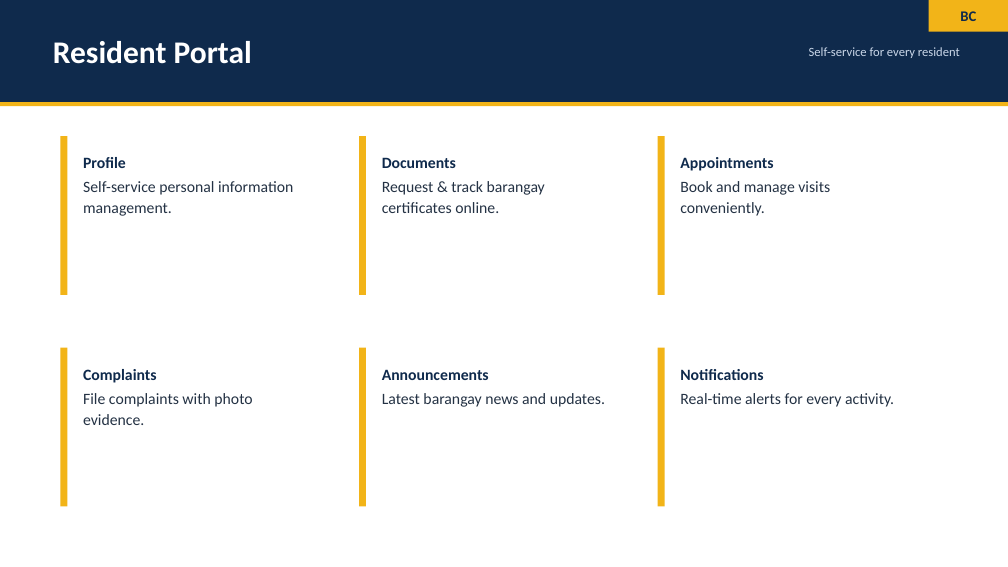
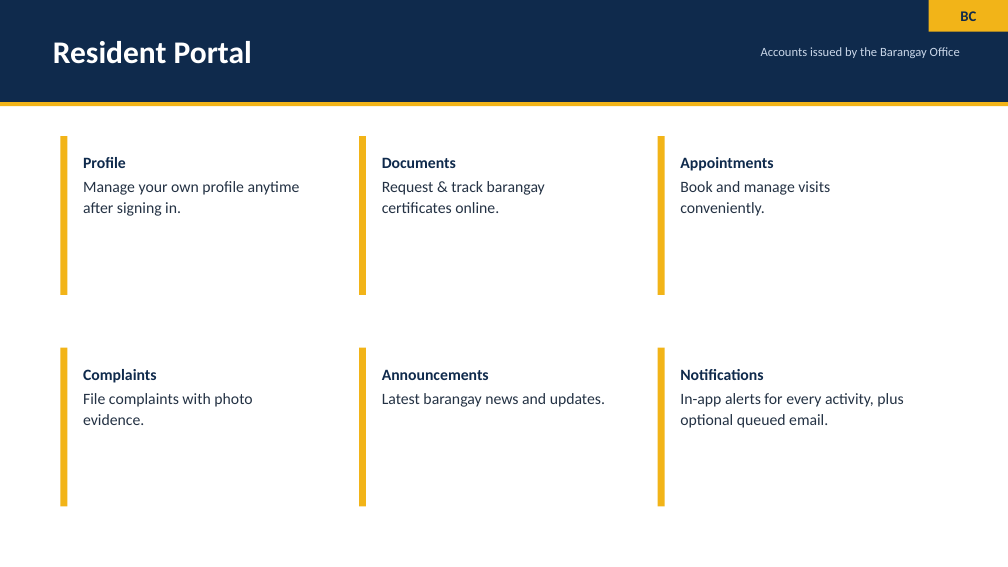
Before and after one commit to FENRIR315/BarangayConnect-system-roadmap-planning, a slide deck: slide 5 of BarangayConnect_Presentation.pptx. Drawn at 1008x567 pixels with LibreOffice and Linux fonts; fonts in the diff are those of the drawing. Boxes give left, top, right and bottom in pixels: in the first picture for what was removed or moved away, otherwise in the second. Text is boxed around its words. In the diff, an @@ line names an element or a change of style, - is before the commit and + after.

Commit message:
feat(auth): barangay-issued resident accounts with optional email notifications
- Replace public self-signup and email OTP with a staff-only create-account action. Barangay office issues logins (Add Resident / Create Login), sets the initial password; accounts are active immediately with no verification or approval queue.
- Remove signup and accounts-approval pages and their proxy/public path entries.
- Add queued SMTP notifications (nodemailer) with an offline mode when SMTP_PASS is unset; drained by instrumentation every 30s.
- Apply migration 20260911 (email_queue, notifications, users fields) and document the new account model in README.
- Ship the updated 10-slide client presentation deck.

```diff
--- a/BarangayConnect_Presentation.pptx
+++ b/BarangayConnect_Presentation.pptx
@@ text at (761,47,960,58): text changed @@
-Self-service for every resident
+Accounts issued by the Barangay Office
@@ text at (83,181,300,216): text changed @@
-Self-service personal information management.
+Manage your own profile anytime after signing in.
@@ text at (680,393,903,428): text changed @@
-Real-time alerts for every activity.
+In-app alerts for every activity, plus optional queued email.
```
Also in this commit, not shown: 4 other slides changed, 2 slides added, 19 other files.
